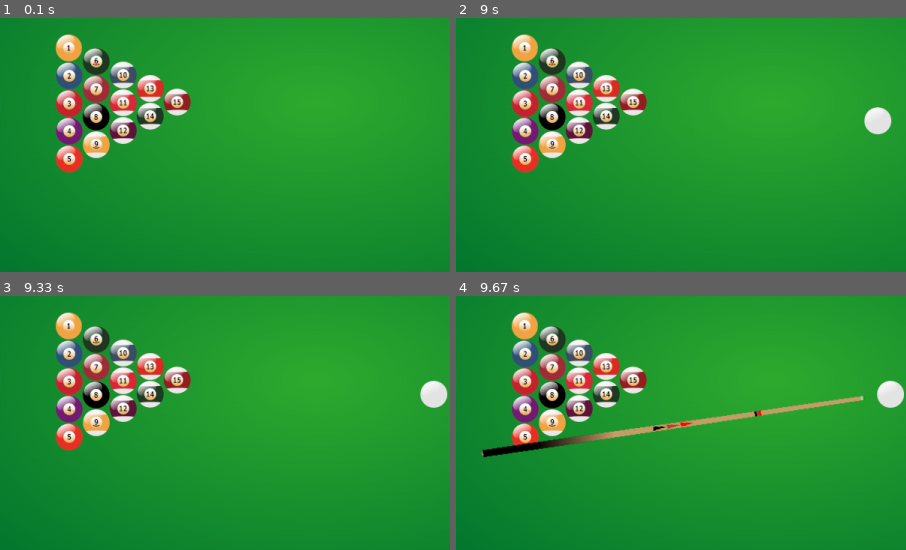
Above: before the commit, frames 1-4 (two rows, left to right).
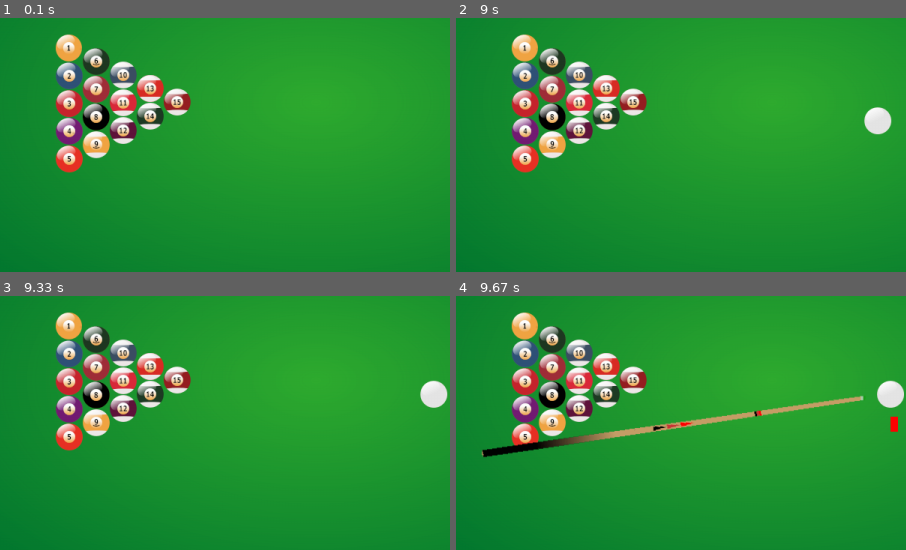
Above: after the commit, the same moments.

Repository: paulthomas2107/pygamePymunkWithRuss
Game: pygame game, started from main.py
Same seed, same stepped clock (60 frames per second), same inputs: the game is played once before the commit and once after it.
Inputs (mouse positions are % of the whole screen's width and height, from its top left):
- Up to frame 1 (0.1 s): no input
- Up to frame 2 (9 s): click (50, 50) at 0.38 s; click (19, 73) at 0.72 s; click (24, 13) at 1.05 s; click (51, 61) at 1.38 s; click (76, 66) at 1.72 s; click (85, 76) at 2.05 s; click (17, 60) at 2.38 s; click (20, 17) at 2.72 s; click (22, 61) at 3.05 s; click (28, 42) at 3.38 s; click (71, 37) at 3.72 s; click (85, 49) at 4.05 s; click (31, 26) at 4.38 s; click (15, 85) at 4.72 s; click (25, 67) at 5.05 s; click (13, 32) at 5.38 s; click (39, 80) at 5.72 s; click (65, 85) at 6.05 s; click (18, 53) at 6.38 s; click (80, 78) at 6.72 s; click (56, 58) at 7.05 s; click (68, 56) at 7.42 s; click (65, 50) at 7.92 s; click (81, 62) at 8.25 s; click (79, 41) at 8.75 s
- Up to frame 3 (9.33 s): click (33, 25) at 9.32 s
- Up to frame 4 (9.67 s): click (87, 46) at 9.65 s
The pictures show only the part of the screen within x 13-63%, y 33-83%; the shares and areas given below are measured in that part.

Frames 1-3 are identical in both runs. In frame 4, 0.1% of the frame differs, in the area x 96-99%, y 47-54%.

Commit message:
More....add power bar

Diff:
--- a/main.py
+++ b/main.py
@@ -31,6 +31,7 @@
 
 # Colours
 BG = (50, 50, 50)
+RED = (255, 0, 0)
 
 # Load images
 cue_image = pygame.image.load("assets/images/cue.png").convert_alpha()
@@ -129,6 +130,10 @@
 
 cue = Cue(balls[-1].body.position)
 
+# Create shot power bars
+power_bar = pygame.Surface((10, 20))
+power_bar.fill(RED)
+
 # Game loop
 run = True
 while run:
@@ -168,6 +173,11 @@
         force += 100 * force_direction
         if force >= max_force or force <= 0:
             force_direction *= -1
+        # Draw power
+        for b in range(math.ceil(force / 2000)):
+            screen.blit(power_bar,
+                        (balls[-1].body.position[0] + (b * 15),
+                         balls[-1].body.position[1] + 30))
     elif not powering_up and taking_shot:
         x_impulse = math.cos(math.radians(cue_angle))
         y_impulse = math.sin(math.radians(cue_angle))
